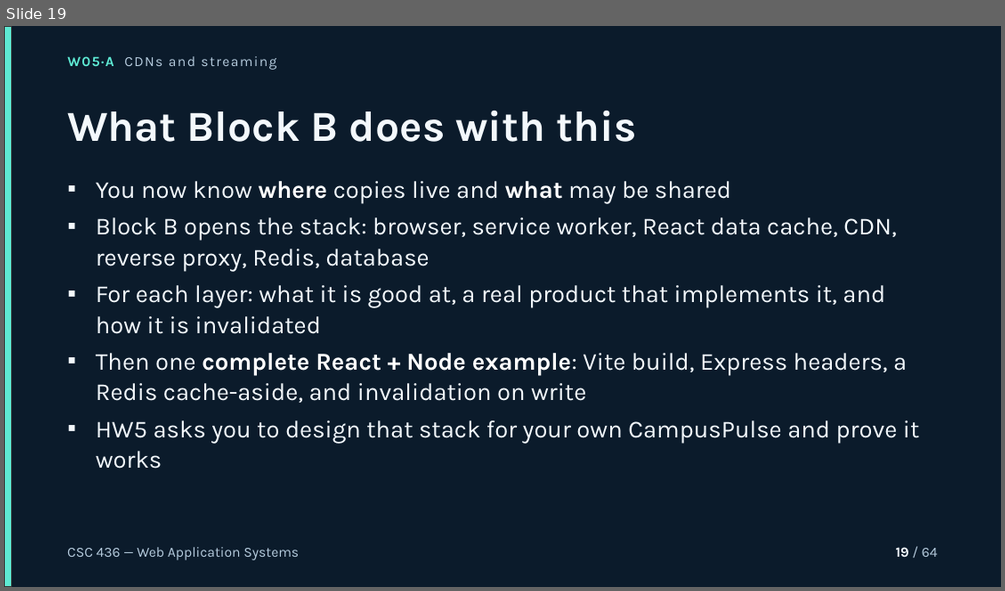
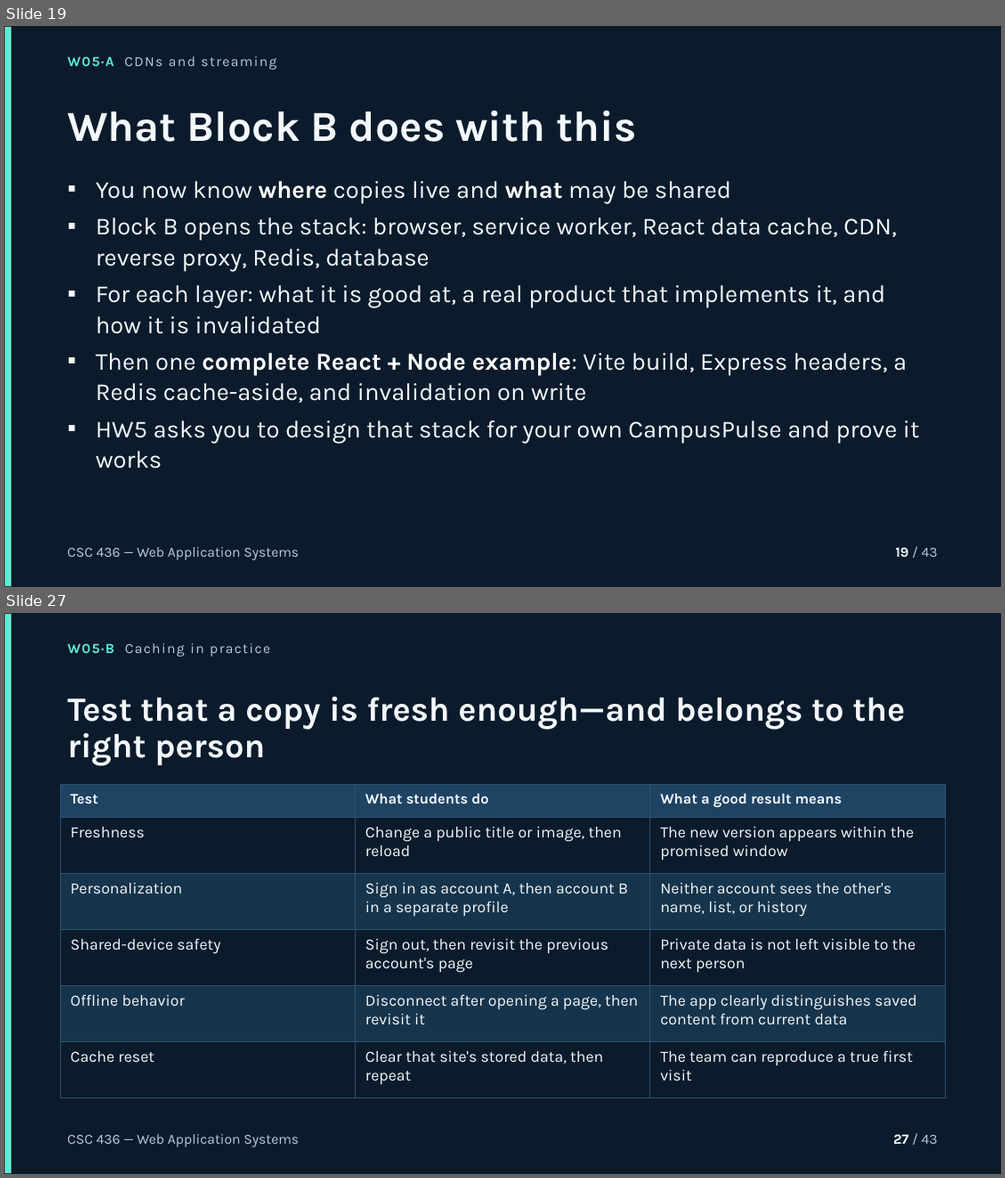
Before and after one commit to bodonnell-DePaul/webapps_week05, a slide deck: presentations/week05-session.pptx. Shown one above the other, each under a label of ours: slide 19 before the commit, slides 19 and 27 after it; the slides between them are not shown. The pictures are 1005x591 and 1005x1178 pixels, drawn with LibreOffice and Linux fonts; fonts in the diff are those of the drawing. Boxes give left, top, right and bottom in pixels: in the first picture for what was removed or moved away, otherwise in the second. Text is boxed around its words. In the diff, an @@ line names an element or a change of style, - is before the commit and + after.

```diff
--- a/presentations/week05-session.pptx
+++ b/presentations/week05-session.pptx
@@ slide 27 added at (4, 613, 1001, 1174), background #0B1B2B @@
@@ rectangle added at (4, 613, 11, 1174), fill #5EEAD4, outline #333333 1 pt @@
@@ text added at (67, 643, 270, 657), 13.5 pt, text #B6CCDE @@
+W05·B Caching in practice
@@ text added at (67, 697, 905, 766), 32.8 pt, text #F3F8FC, bold @@
+Test that a copy is fresh enough—and belongs to the right person
@@ table added at (60, 784, 944, 1087), 6 rows, 3 columns @@
+Test | What students do | What a good result means
+Freshness | Change a public title or image, then reload | The new version appears within the promised window
+Personalization | Sign in as account A, then account B in a separate profile | Neither account sees the other's name, list, or history
+Shared-device safety | Sign out, then revisit the previous account's page | Private data is not left visible to the next person
+Offline behavior | Disconnect after opening a page, then revisit it | The app clearly distinguishes saved content from current data
+Cache reset | Clear that site's stored data, then repeat | The team can reproduce a true first visit
@@ text added at (67, 1134, 299, 1147), 13.5 pt, text #B6CCDE @@
+CSC 436 — Web Application Systems
@@ text added at (893, 1134, 938, 1143), 13.5 pt, text #B6CCDE @@
+27 / 43
@@ slide 19 changed as well @@
@@ text at (895, 547, 938, 556): text changed @@
-19 / 64
+19 / 43
```
Also in this commit, not shown: 18 other slides changed, 23 other slides added, 45 slides removed, 20 other files.
